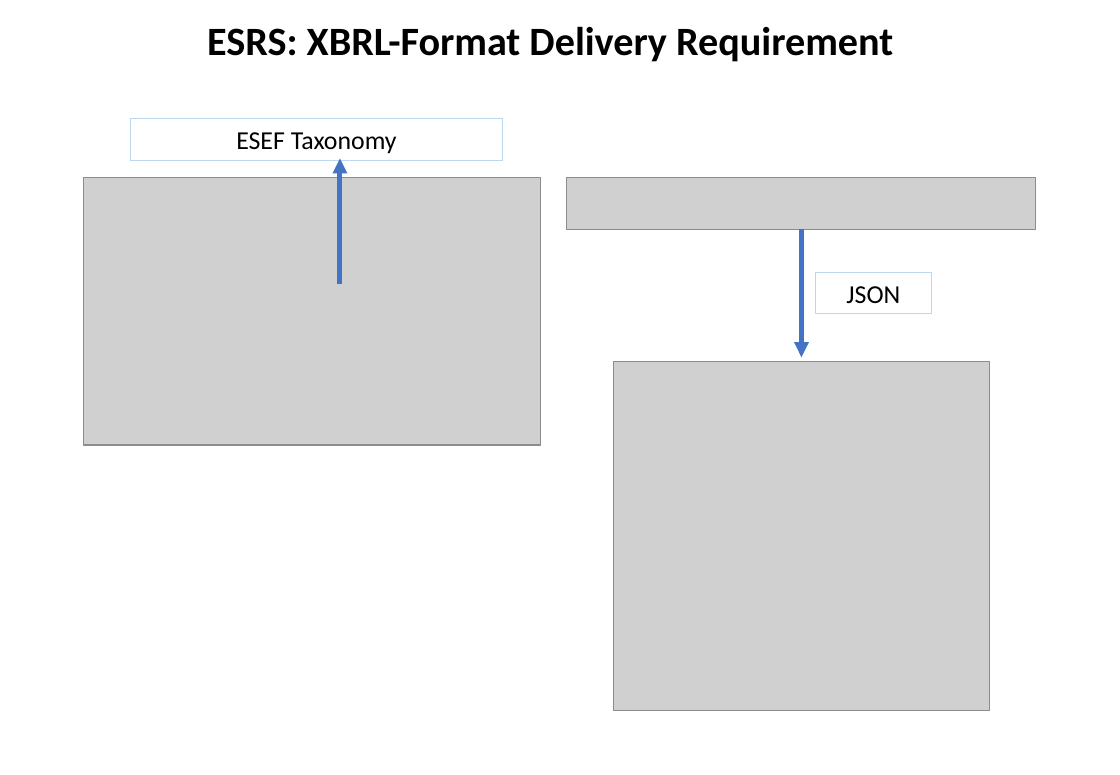
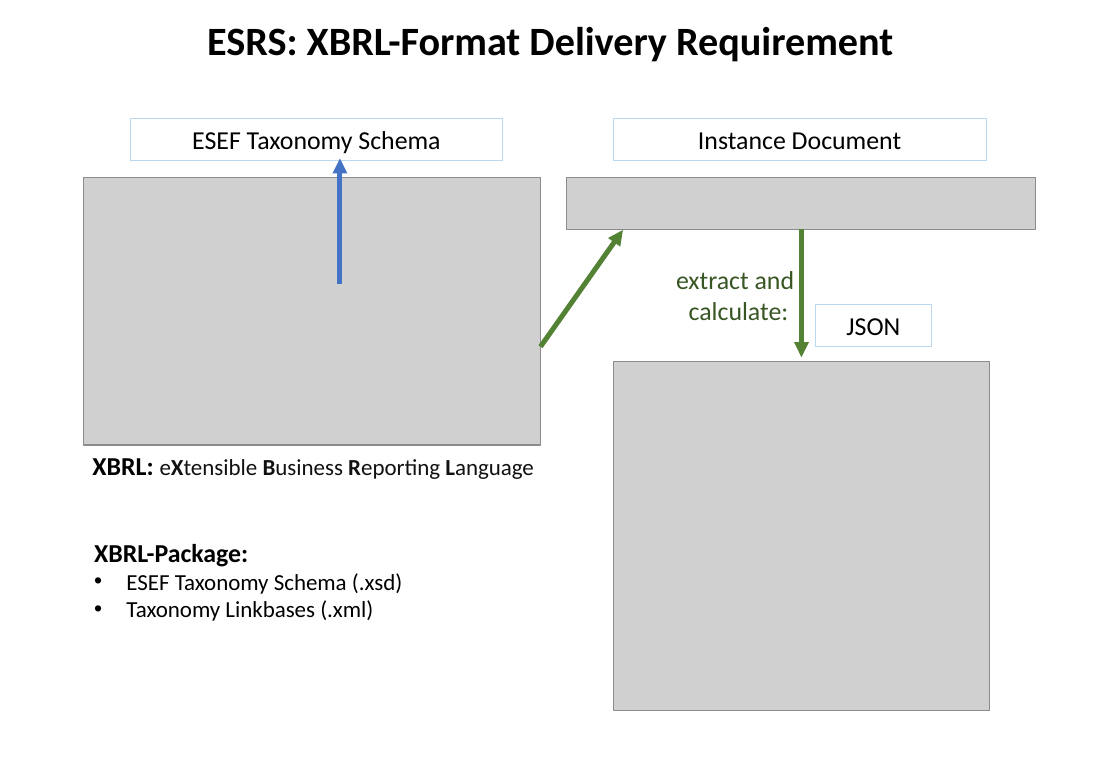
Before and after one commit to rainergo/UASFRA-MS-KnowledgeGraph, a slide deck: slide 9 of project/Project.pptx (slide 8 before the commit). Drawn at 1120x775 pixels with LibreOffice and Linux fonts; fonts in the diff are those of the drawing; grey boxes stand for pictures. Boxes give left, top, right and bottom in pixels: in the first picture for what was removed or moved away, otherwise in the second. Text is boxed around its words. In the diff, an @@ line names an element or a change of style, - is before the commit and + after.

```diff
--- a/project/Project.pptx
+++ b/project/Project.pptx
@@ rectangle added at (613,119,987,160), fill #FFFFFF, outline #BDD7EE 0.75 pt, 18 pt, text #000000 @@
+Instance Document
@@ text in rectangle at (192,131,440,153): text changed @@
-ESEF Taxonomy
+ESEF Taxonomy Schema
@@ arrow added from (541, 347) to (623, 231), #548235 3.5 pt @@
@@ arrow (801, 230) - (801, 358): stroke #4472C4 3.5 pt to #548235 3.5 pt @@
@@ text added at (676,271,795,320), 18 pt, text #385723 @@
+extract and calculate:
@@ rectangle "JSON": place and size @@
-rectangle "JSON" at (816,273,932,314)
+rectangle "JSON" at (816,305,932,346)
@@ text added at (92,458,533,479), 16 pt, text #111111 @@
+XBRL: eXtensible Business Reporting Language
@@ text added at (94,544,402,621), 16 pt, text #000000 @@
+XBRL-Package:
+• ESEF Taxonomy Schema (.xsd)
+• Taxonomy Linkbases (.xml)
```
Also in this commit, not shown: 4 other slides changed, 4 slides added, 1 slide removed, 4 other files.
